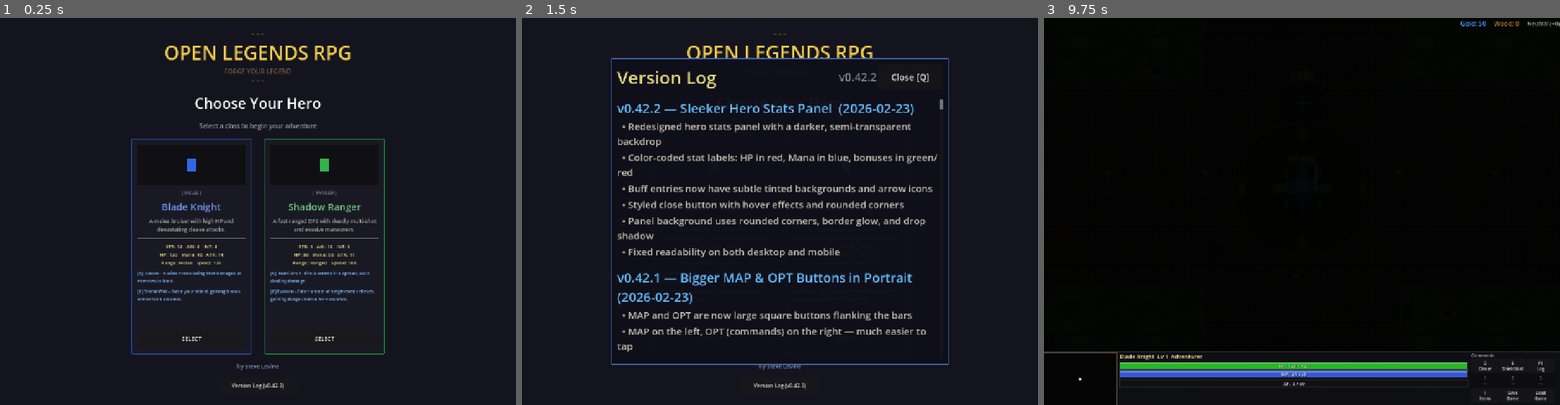
Above: before the commit, frames 1-3 (left to right).
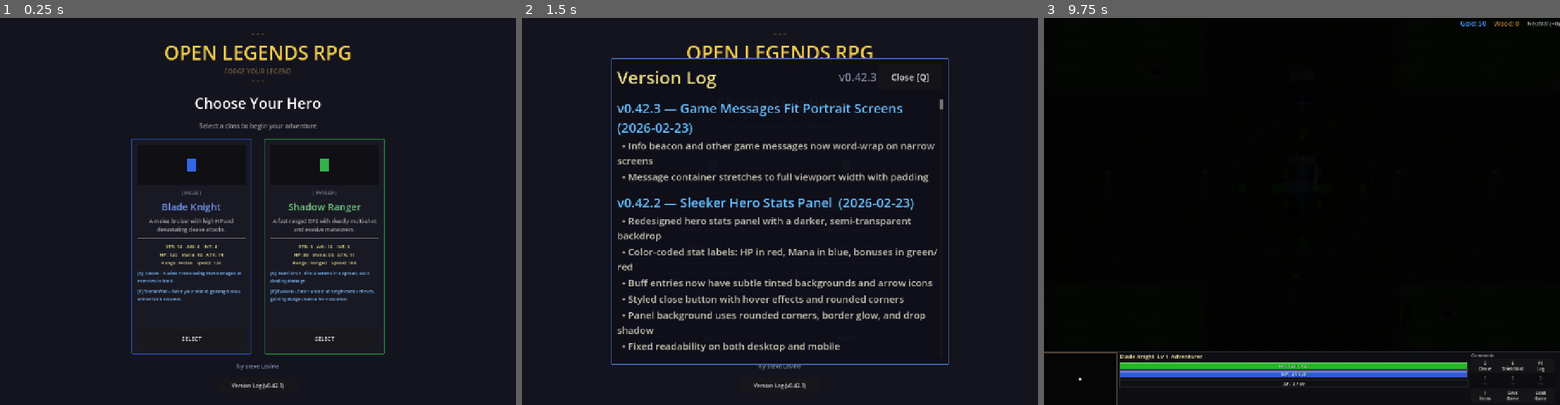
Above: after the commit, the same moments.

Repository: slxny/legends-open-rpg
Game: Godot game, scene res://scenes/main.tscn
The game is run twice, just before and just after one commit, with the same random seed, the same clock (stepped at 60 frames per second) and the same inputs.
Inputs (mouse positions are in pixels of both pictures, inside the frame that each line leads up to):
- Up to frame 1 (0.25 s): no input
- Up to frame 2 (1.5 s): click "Version Log (v0.42.2)" (after the commit: "Version Log (v0.42.3)") at 0.5 s; click "SELECT" at 1.25 s
- Up to frame 3 (9.75 s): click "SELECT" at 2 s; tap Enter at 2.75, 4.25, 5.75 s; move the mouse to (1415, 192) at 2.77 s; hold D (move_right) 2.78-3.5 s; hold Q (ability_1) 2.78-3.5 s; click (1415, 192) at 2.92 s; tap Space (attack) at 3.5, 6.5 s; drag from (1198, 230) to (1276, 288) at 3.52 s; move the mouse to (1353, 126) at 4.27 s; hold D (move_right) 4.28-5 s; hold Space (attack) 4.28-5 s; drag from (1276, 288) to (1147, 153) at 5.02 s; move the mouse to (1456, 269) at 5.77 s; hold A (move_left) 5.78-6.5 s; tap 1 at 5.85 s; drag from (1147, 153) to (1224, 114) at 6.52 s; move the mouse to (1327, 211) at 7.27 s; hold S (move_down) 7.28-8 s; tap 3 at 7.35 s; click (1327, 211) at 7.42 s; drag from (1224, 114) to (1198, 230) at 8.02 s; move the mouse to (1415, 192) at 8.77 s; hold W (move_up) 8.78-9.5 s; hold Q (ability_1) 8.78-9.5 s; drag from (1198, 230) to (1276, 288) at 9.52 s

The runs differ from the first frame. In frame 1, less than 0.1% of the frame differs, in the area x 54-55%, y 94-96%; in frame 2, 9.8%, in the area x 18-81%, y 15-96%; in frame 3, nothing differs.

Commit message:
Fix game messages overflowing on portrait mobile
MessageContainer was a fixed 600px centered box — text at 48px font
clipped on narrow screens. Now it stretches to full viewport width
with 12px padding on each side, and labels use AUTOWRAP_WORD_SMART
so long messages wrap cleanly.

https://claude.ai/code/session_017og7U6vscobkg1TanUuk76

Diff:
--- a/scenes/ui/changelog_dialog.gd
+++ b/scenes/ui/changelog_dialog.gd
@@ -9,9 +9,18 @@
 var _is_visible: bool = false
 var _is_mobile: bool = false
 
-const GAME_VERSION := "v0.42.2"
+const GAME_VERSION := "v0.42.3"
 
 const CHANGELOG: Array[Dictionary] = [
+	{
+		"version": "v0.42.3",
+		"title": "Game Messages Fit Portrait Screens",
+		"date": "2026-02-23",
+		"entries": [
+			"Info beacon and other game messages now word-wrap on narrow screens",
+			"Message container stretches to full viewport width with padding",
+		]
+	},
 	{
 		"version": "v0.42.2",
 		"title": "Sleeker Hero Stats Panel",
--- a/scenes/ui/game_messages.gd
+++ b/scenes/ui/game_messages.gd
@@ -17,7 +17,7 @@
 	var label = Label.new()
 	label.text = text
 	label.horizontal_alignment = HORIZONTAL_ALIGNMENT_CENTER
-	var vp_size = get_viewport().get_visible_rect().size
+	label.autowrap_mode = TextServer.AUTOWRAP_WORD_SMART
 	var is_mobile = DisplayServer.is_touchscreen_available()
 	var settings = LabelSettings.new()
 	settings.font_size = 48 if is_mobile else 18
--- a/scenes/ui/game_messages.tscn
+++ b/scenes/ui/game_messages.tscn
@@ -7,12 +7,11 @@
 script = ExtResource("1_msg")
 
 [node name="MessageContainer" type="VBoxContainer" parent="."]
-anchors_preset = 5
-anchor_left = 0.5
-anchor_right = 0.5
-offset_left = -300.0
+anchors_preset = 10
+anchor_right = 1.0
+offset_left = 12.0
 offset_top = 40.0
-offset_right = 300.0
+offset_right = -12.0
 offset_bottom = 200.0
 grow_horizontal = 2
 theme_override_constants/separation = 4
